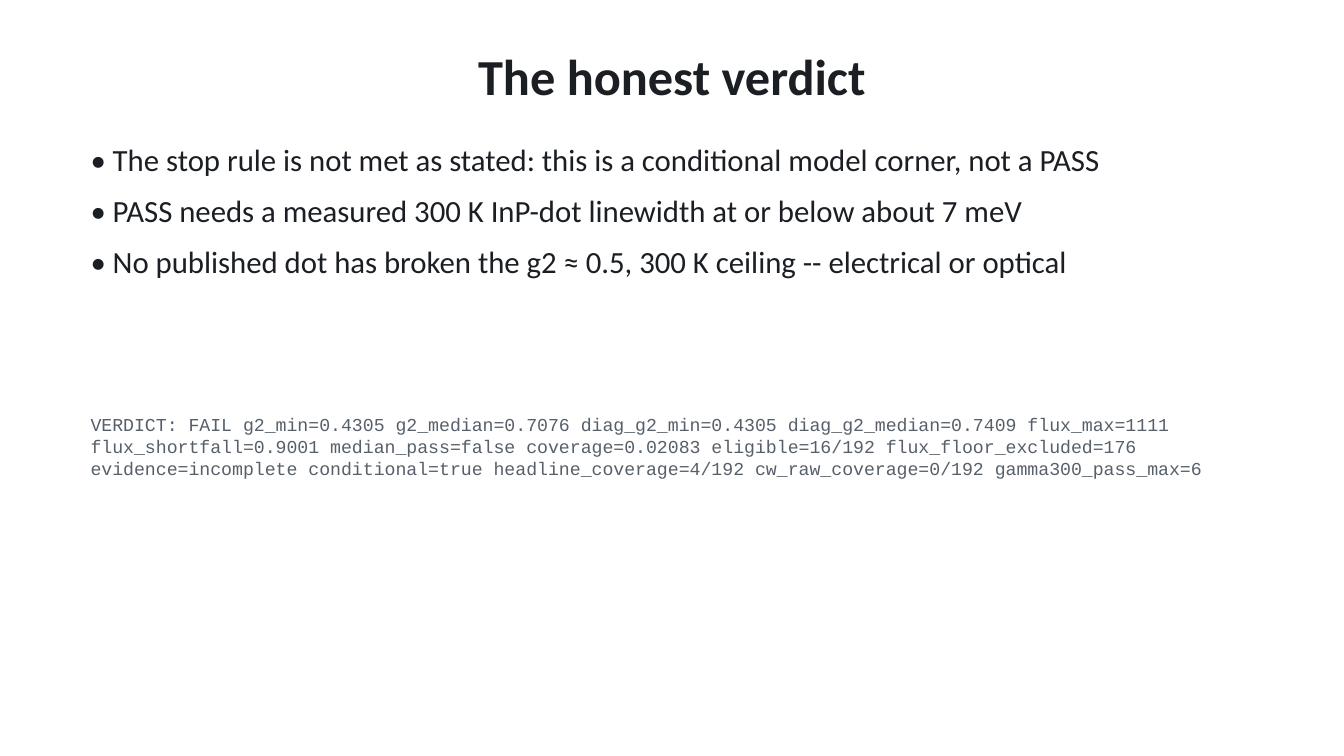
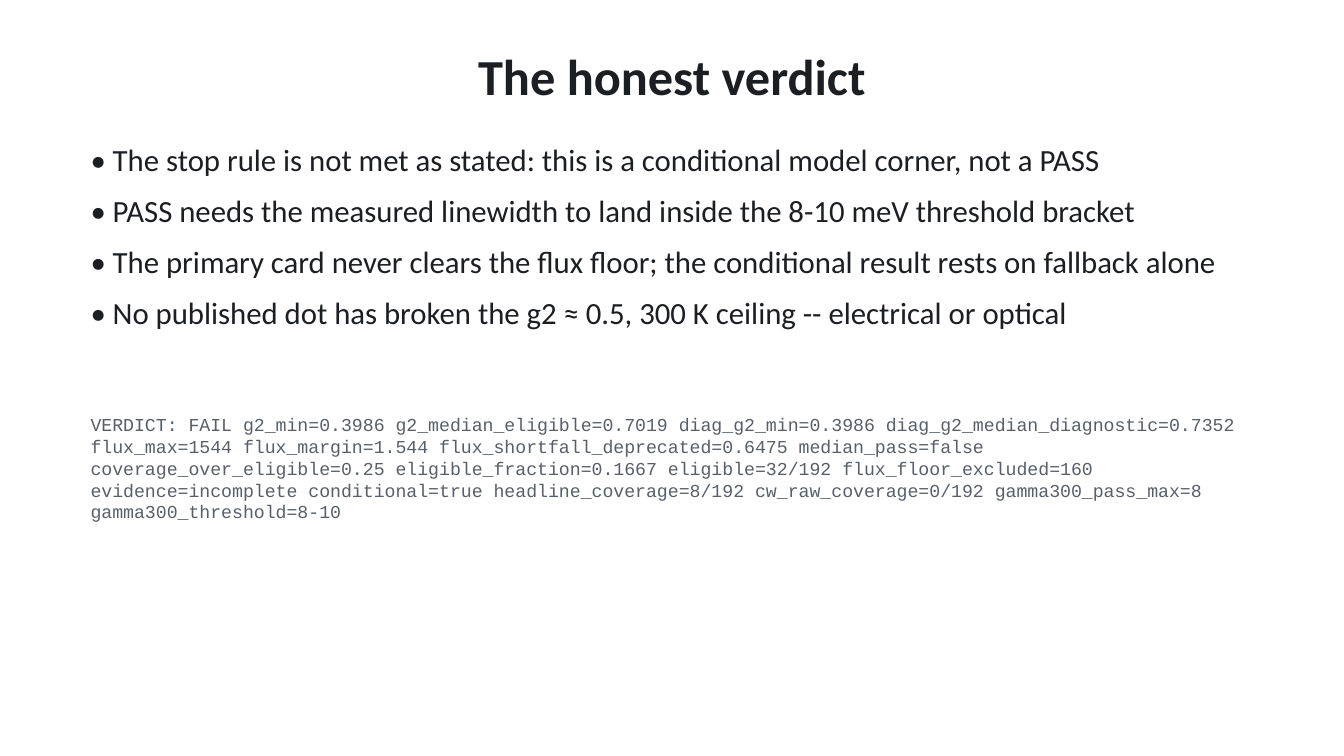
Before and after one commit to Alpharceus/qd-photon-sim, a slide deck: slide 18 of out/presentation/qd_edge_sps.pptx. Drawn at 1344x756 pixels with LibreOffice and Linux fonts; fonts in the diff are those of the drawing. Boxes give left, top, right and bottom in pixels: in the first picture for what was removed or moved away, otherwise in the second. Text is boxed around its words. In the diff, an @@ line names an element or a change of style, - is before the commit and + after.

```diff
--- a/out/presentation/qd_edge_sps.pptx
+++ b/out/presentation/qd_edge_sps.pptx
@@ text at <box>113,200,1215,278</box>: text changed @@
-• PASS needs a measured 300 K InP-dot linewidth at or below about 7 meV
+• PASS needs the measured linewidth to land inside the 8-10 meV threshold bracket
+• The primary card never clears the flux floor; the conditional result rests on fallback alone
@@ text at <box>91,418,1235,501</box>: text changed @@
-VERDICT: FAIL g2_min=0.4305 g2_median=0.7076 diag_g2_min=0.4305 diag_g2_median=0.7409 flux_max=1111 flux_shortfall=0.9001 median_pass=false coverage=0.02083 eligible=16/192 flux_floor_excluded=176 evidence=incomplete conditional=true headline_coverage=4/192 cw_raw_coverage=0/192 gamma300_pass_max=6
+VERDICT: FAIL g2_min=0.3986 g2_median_eligible=0.7019 diag_g2_min=0.3986 diag_g2_median_diagnostic=0.7352 flux_max=1544 flux_margin=1.544 flux_shortfall_deprecated=0.6475 median_pass=false coverage_over_eligible=0.25 eligible_fraction=0.1667 eligible=32/192 flux_floor_excluded=160 evidence=incomplete conditional=true headline_coverage=8/192 cw_raw_coverage=0/192 gamma300_pass_max=8 gamma300_threshold=8-10
```
Also in this commit, not shown: 4 other slides changed, 7 other files.
